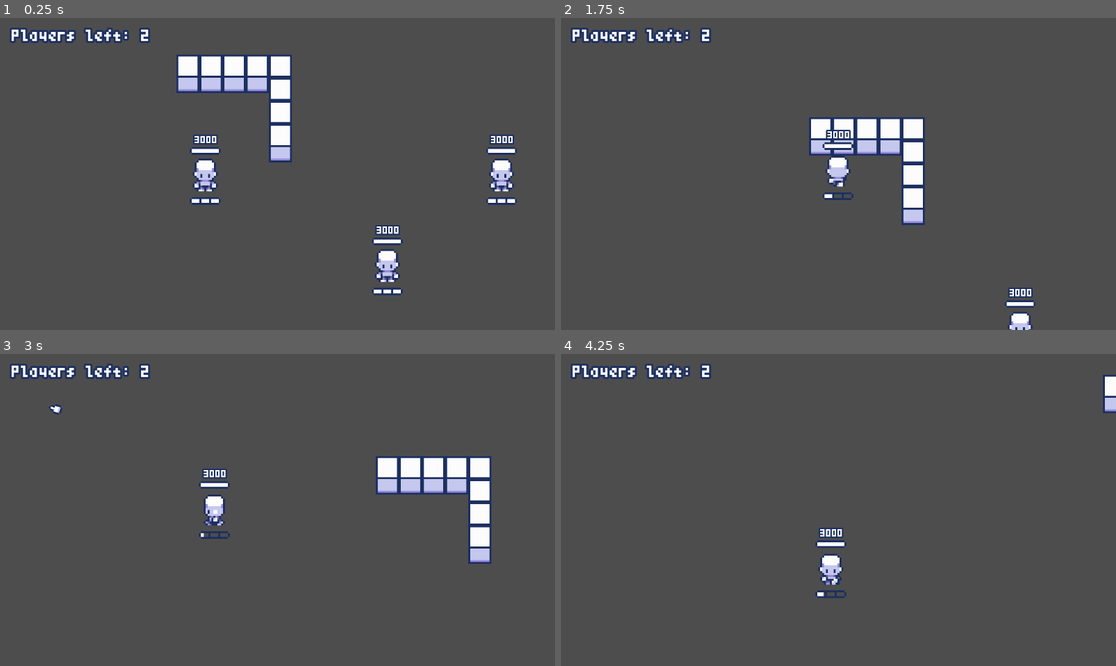
Above: before the commit, frames 1-4 (two rows, left to right).
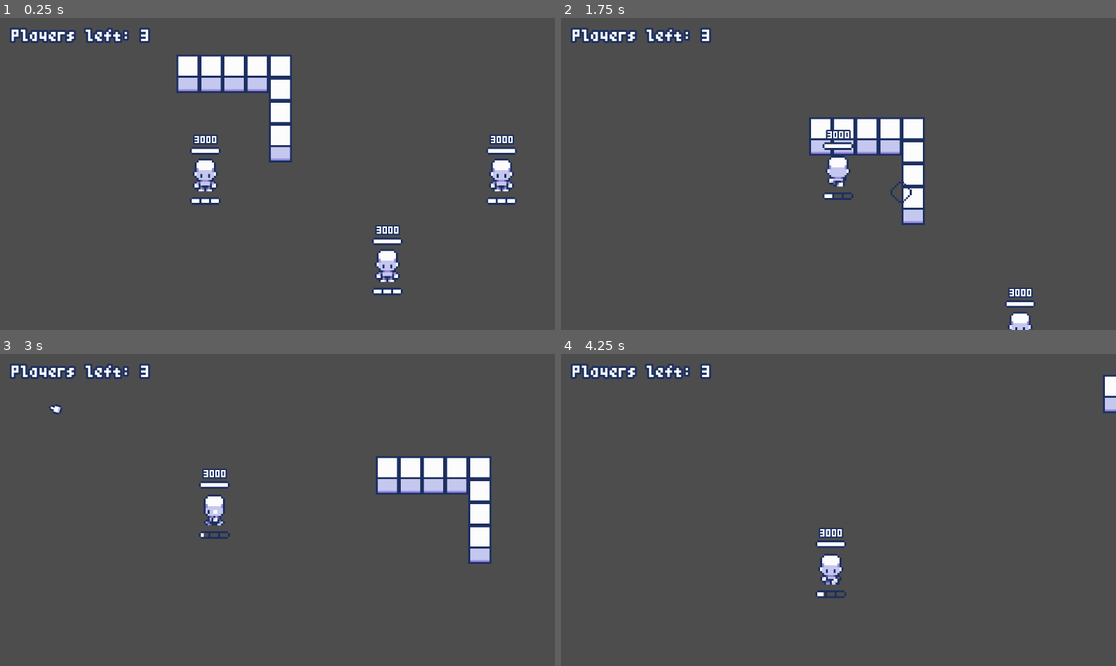
Above: after the commit, the same moments.

Repository: ppaluchowski64/SCI-Stars
Game: Godot game, scene res://scenes/battle.tscn
Same seed, same stepped clock (60 frames per second), same inputs: the game is played once before the commit and once after it.
Inputs (mouse positions are in pixels of both pictures, inside the frame that each line leads up to):
- Up to frame 1 (0.25 s): no input
- Up to frame 2 (1.75 s): move the mouse to (810, 236) at 0.52 s; hold W (up) from 0.53 s (still down); click (810, 236) at 0.6 s; move the mouse to (1005, 220) at 1.27 s; click (1005, 220) at 1.35 s
- Up to frame 3 (3 s): move the mouse to (111, 463) at 2.02 s; release W (up) at 2.03 s; hold A (left) from 2.03 s (still down); click (111, 463) at 2.1 s; move the mouse to (305, 510) at 2.77 s; click (305, 510) at 2.85 s
- Up to frame 4 (4.25 s): move the mouse to (755, 432) at 3.52 s; release A (left) at 3.53 s; hold S (down) from 3.53 s (still down); click (755, 432) at 3.6 s

The runs differ from the first frame. In frame 1, less than 0.1% of the frame differs, in the area x 25-27%, y 5-7%; in frame 2, less than 0.1%, in the area x 25-64%, y 5-60%; in frame 3, less than 0.1%; in frame 4, less than 0.1%.

Commit message:
Add basic projectile explosion FX
Also bring back accidentally deleted Pablo's README.md commit

Diff:
--- a/game/scenes/battle.tscn
+++ b/game/scenes/battle.tscn
@@ -40,6 +40,8 @@
 
 [node name="Players" type="Node2D" parent="."]
 
+[node name="FX" type="Node2D" parent="."]
+
 [node name="UserInterface" type="CanvasLayer" parent="." node_paths=PackedStringArray("players")]
 script = ExtResource("4_4e2gx")
 players = NodePath("../Players")
@@ -52,4 +54,4 @@
 theme = SubResource("Theme_yve2r")
 theme_override_colors/font_outline_color = Color(0.109804, 0.184314, 0.376471, 1)
 theme_override_constants/outline_size = 16
-text = "Players left: 2"
+text = "Players left: 3"
--- /dev/null
+++ b/game/scenes/explosion_fx.tscn
@@ -0,0 +1,62 @@
+[gd_scene load_steps=10 format=3 uid="uid://ven1e6xfokq5"]
+
+[ext_resource type="Texture2D" uid="uid://cytxhd0eromeh" path="res://graphics/FX/basic_explosion.png" id="1_kfmb1"]
+[ext_resource type="Script" path="res://scripts/simple_fx.gd" id="2_o7eu3"]
+
+[sub_resource type="AtlasTexture" id="AtlasTexture_qw43j"]
+atlas = ExtResource("1_kfmb1")
+region = Rect2(0, 0, 11, 11)
+
+[sub_resource type="AtlasTexture" id="AtlasTexture_c1abo"]
+atlas = ExtResource("1_kfmb1")
+region = Rect2(11, 0, 11, 11)
+
+[sub_resource type="AtlasTexture" id="AtlasTexture_52muj"]
+atlas = ExtResource("1_kfmb1")
+region = Rect2(22, 0, 11, 11)
+
+[sub_resource type="AtlasTexture" id="AtlasTexture_jgjo6"]
+atlas = ExtResource("1_kfmb1")
+region = Rect2(33, 0, 11, 11)
+
+[sub_resource type="AtlasTexture" id="AtlasTexture_7s57e"]
+atlas = ExtResource("1_kfmb1")
+region = Rect2(44, 0, 11, 11)
+
+[sub_resource type="AtlasTexture" id="AtlasTexture_utlyt"]
+atlas = ExtResource("1_kfmb1")
+region = Rect2(55, 0, 11, 11)
+
+[sub_resource type="SpriteFrames" id="SpriteFrames_e4jxa"]
+animations = [{
+"frames": [{
+"duration": 1.0,
+"texture": SubResource("AtlasTexture_qw43j")
+}, {
+"duration": 1.0,
+"texture": SubResource("AtlasTexture_c1abo")
+}, {
+"duration": 1.0,
+"texture": SubResource("AtlasTexture_52muj")
+}, {
+"duration": 1.0,
+"texture": SubResource("AtlasTexture_jgjo6")
+}, {
+"duration": 1.0,
+"texture": SubResource("AtlasTexture_7s57e")
+}, {
+"duration": 1.0,
+"texture": SubResource("AtlasTexture_utlyt")
+}],
+"loop": false,
+"name": &"default",
+"speed": 30.0
+}]
+
+[node name="ExplosionFX" type="AnimatedSprite2D"]
+scale = Vector2(4, 4)
+sprite_frames = SubResource("SpriteFrames_e4jxa")
+autoplay = "default"
+script = ExtResource("2_o7eu3")
+
+[connection signal="animation_finished" from="." to="." method="_on_animation_finished"]
--- a/game/scenes/player.tscn
+++ b/game/scenes/player.tscn
@@ -2,9 +2,9 @@
 
 [ext_resource type="Texture2D" uid="uid://dbgb61jp85s7e" path="res://graphics/characters/test/player.png" id="1_14iwg"]
 [ext_resource type="Script" path="res://scripts/player.gd" id="1_270mw"]
-[ext_resource type="Texture2D" uid="uid://stk5wbf0mce7" path="res://graphics/user_interface/healthbar.png" id="3_5fihy"]
+[ext_resource type="Texture2D" uid="uid://stk5wbf0mce7" path="res://graphics/UI/healthbar.png" id="3_5fihy"]
 [ext_resource type="FontFile" uid="uid://6w8leq531kr1" path="res://fonts/TeenyTinyPixls-o2zo.ttf" id="4_q82ve"]
-[ext_resource type="Texture2D" uid="uid://b2vdaem8n0gto" path="res://graphics/user_interface/ammobar.png" id="5_ptbdj"]
+[ext_resource type="Texture2D" uid="uid://b2vdaem8n0gto" path="res://graphics/UI/ammobar.png" id="5_ptbdj"]
 
 [sub_resource type="AtlasTexture" id="AtlasTexture_4dol2"]
 atlas = ExtResource("1_14iwg")
--- a/game/scripts/projectile.gd
+++ b/game/scripts/projectile.gd
@@ -1,4 +1,6 @@
 extends CharacterBody2D
+
+var Explosion = preload("res://scenes/explosion_fx.tscn")
 
 # Stats
 var speed: float = 50.0
@@ -8,6 +10,15 @@
 # Properties
 var travelled: float = 0
 var player_id: int
+
+func destroy() -> void:
+	var explosion = Explosion.instantiate()
+
+	explosion.global_position = global_position
+
+	get_parent().call_deferred("add_child", explosion)
+
+	queue_free()
 
 func _process(delta: float) -> void:
 	velocity = Vector2(1, 0).rotated(rotation) * speed * delta * 1000
@@ -23,7 +34,7 @@
 	if body.is_in_group("player"):
 		if body.id != player_id:
 			body.take_damage(damage)
-			queue_free()
+			destroy()
 
 	elif body.is_in_group("obstacle"):
-		queue_free()
+		destroy()
--- /dev/null
+++ b/game/scripts/simple_fx.gd
@@ -0,0 +1,4 @@
+extends AnimatedSprite2D
+
+func _on_animation_finished() -> void:
+	queue_free()
Binary file added: game/graphics/FX/basic_explosion.png
Renamed: game/graphics/user_interface/ammobar.png -> game/graphics/UI/ammobar.png
Renamed: game/graphics/user_interface/healthbar.png -> game/graphics/UI/healthbar.png
Not shown, changed: README.md
